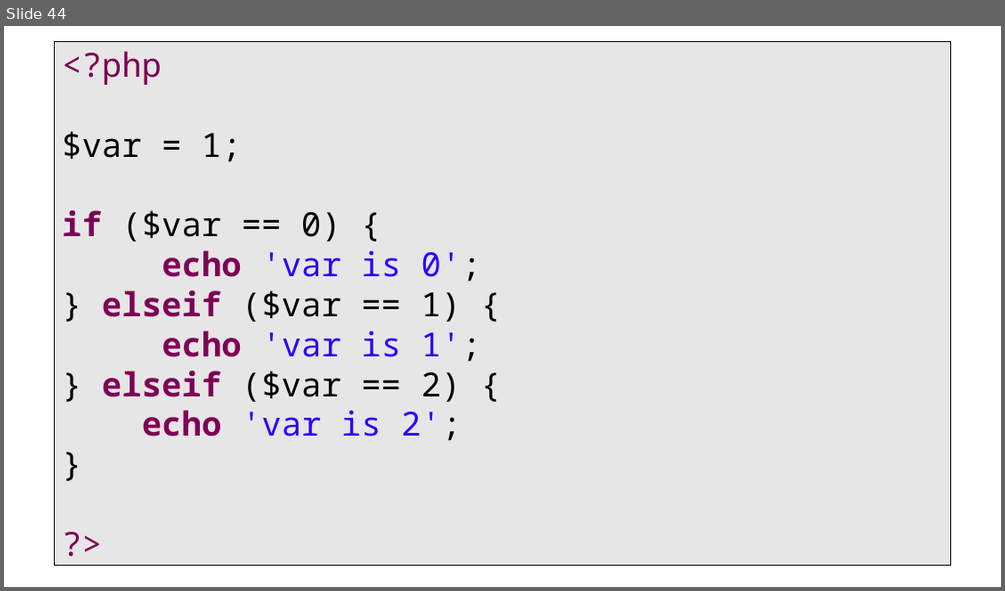
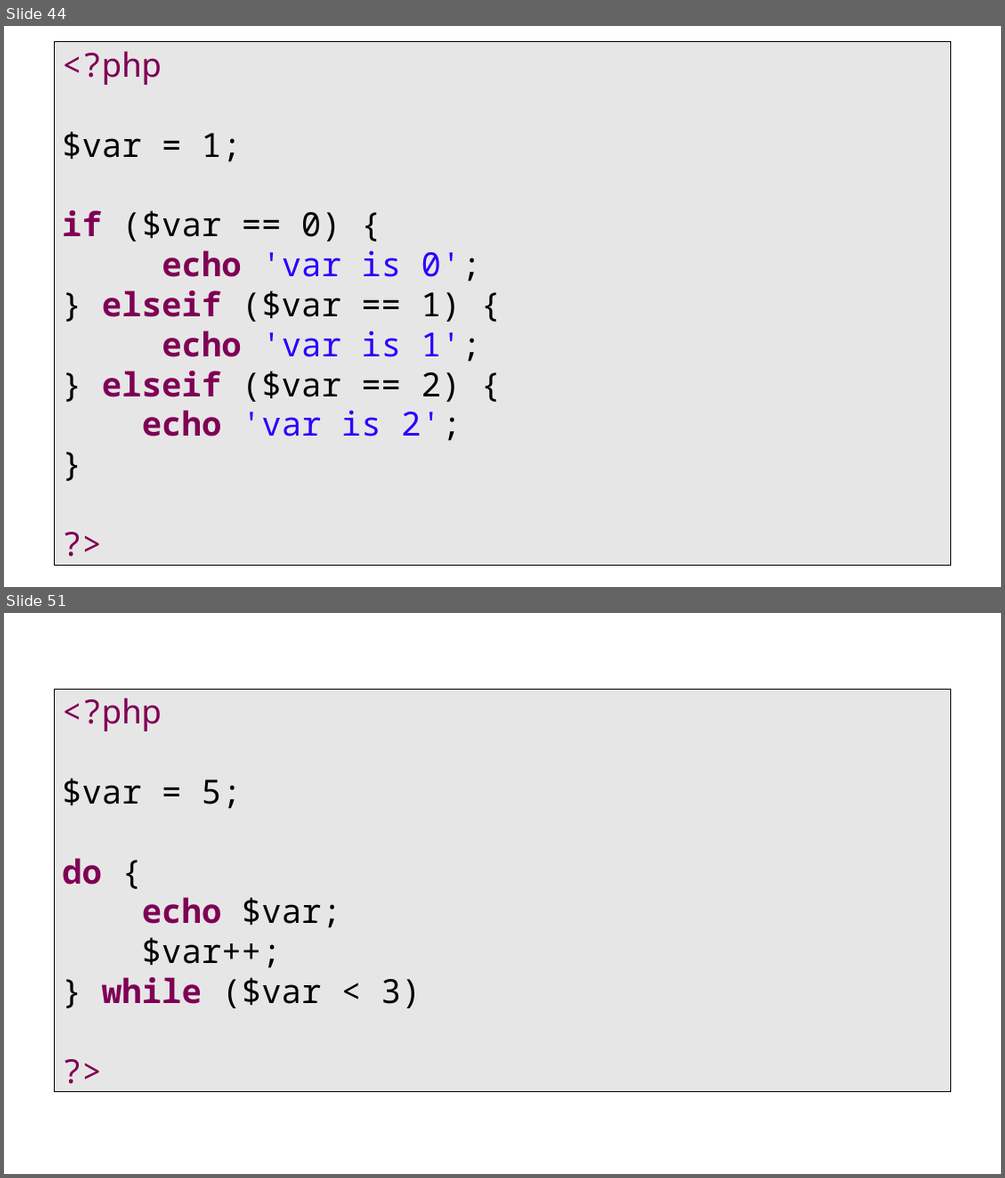
Before and after one commit to PHPEmbark/curriculum, a slide deck: course/1 - Basic Programming/Basics Of Programming.pptx. Shown one above the other, each under a label of ours: slide 44 before the commit, slides 44 and 51 after it; the slides between them are not shown. The pictures are 1005x591 and 1005x1178 pixels, drawn with LibreOffice and Linux fonts; fonts in the diff are those of the drawing. Boxes give left, top, right and bottom in pixels: in the first picture for what was removed or moved away, otherwise in the second. Text is boxed around its words. In the diff, an @@ line names an element or a change of style, - is before the commit and + after.

```diff
--- a/course/1 - Basic Programming/Basics Of Programming.pptx
+++ b/course/1 - Basic Programming/Basics Of Programming.pptx
@@ slide 51 added at (4, 613, 1001, 1174), background #FFFFFF @@
@@ rectangle added at (4, 617, 19, 647), fill #FFFFFF @@
@@ text added at (55, 686, 951, 1096), fill #E7E6E6, outline #000000 0.75 pt, 32 pt, text #000000 @@
+<?php
+$var = 5;
+do {
+echo $var;
+$var++;
+} while ($var < 3)
+?>
```
Also in this commit, not shown: 8 other slides added.
